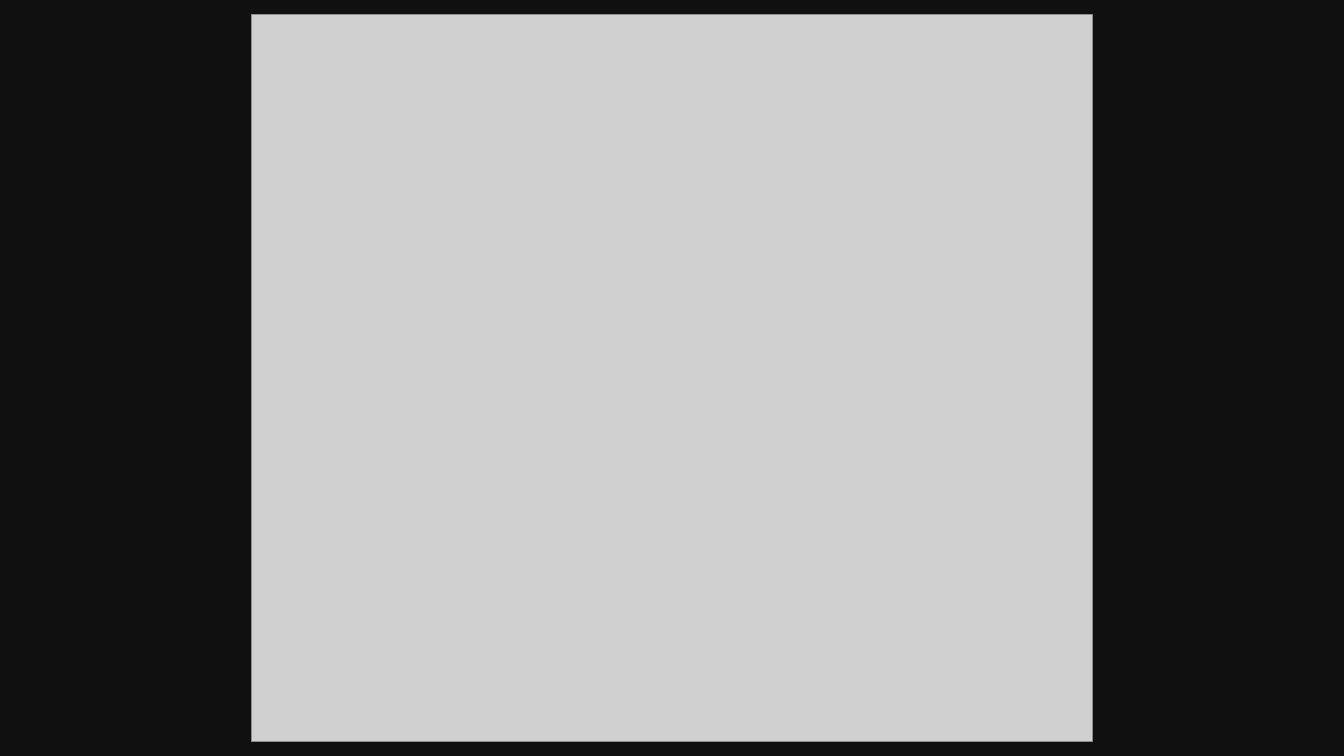
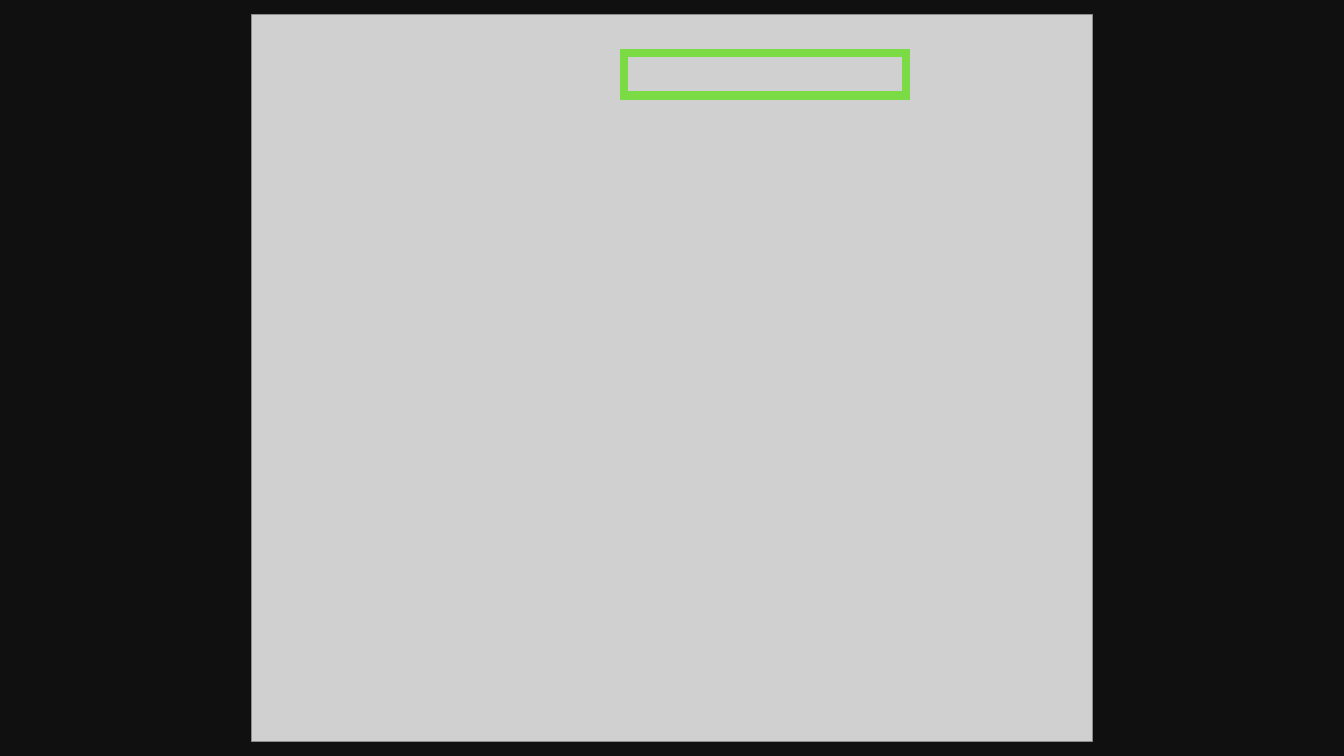
Before and after one commit to JesterXL/redux-ngredux-sagas-angular-presentation, a slide deck: slide 31 of redux-preso-nationjs-9.16.2016.pptx (slide 32 before the commit). Drawn at 1344x756 pixels with LibreOffice and Linux fonts; fonts in the diff are those of the drawing; grey boxes stand for pictures. Boxes give left, top, right and bottom in pixels: in the first picture for what was removed or moved away, otherwise in the second. Text is boxed around its words. In the diff, an @@ line names an element or a change of style, - is before the commit and + after.

```diff
--- a/redux-preso-nationjs-9.16.2016.pptx
+++ b/redux-preso-nationjs-9.16.2016.pptx
@@ rectangle added at [624, 53, 906, 96], outline #7BDB45 12 pt @@
```
Also in this commit, not shown: 12 other slides changed, 7 slides added, 14 slides removed, 2 other files.
